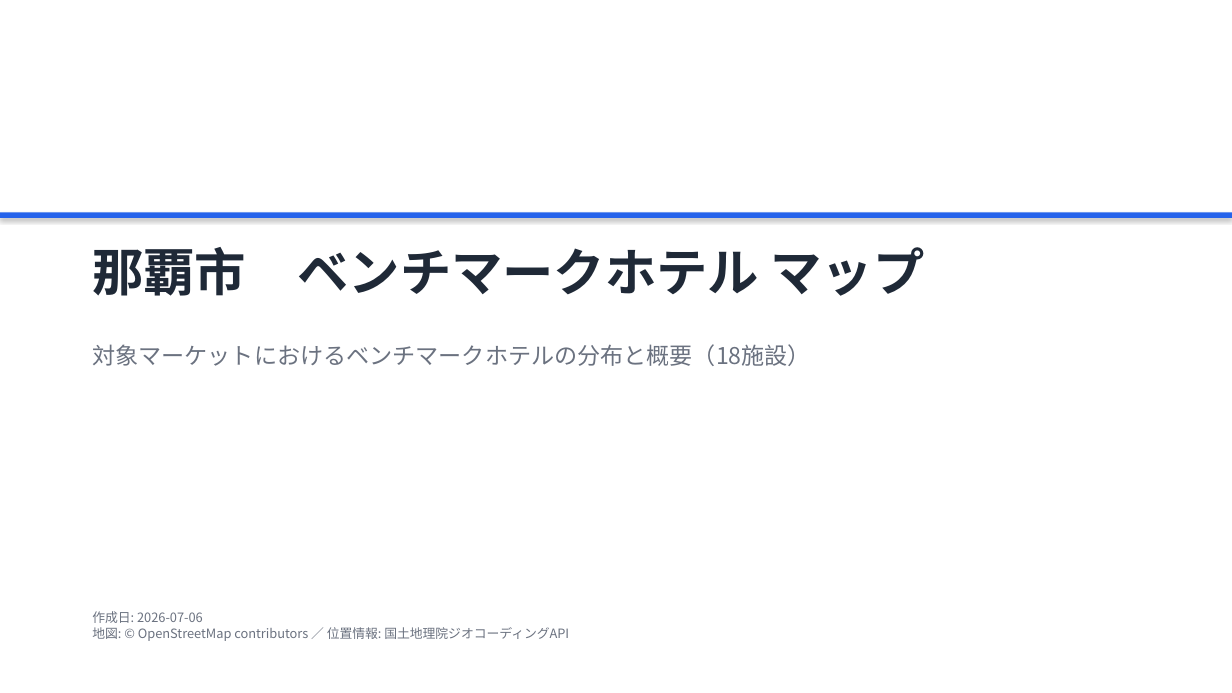
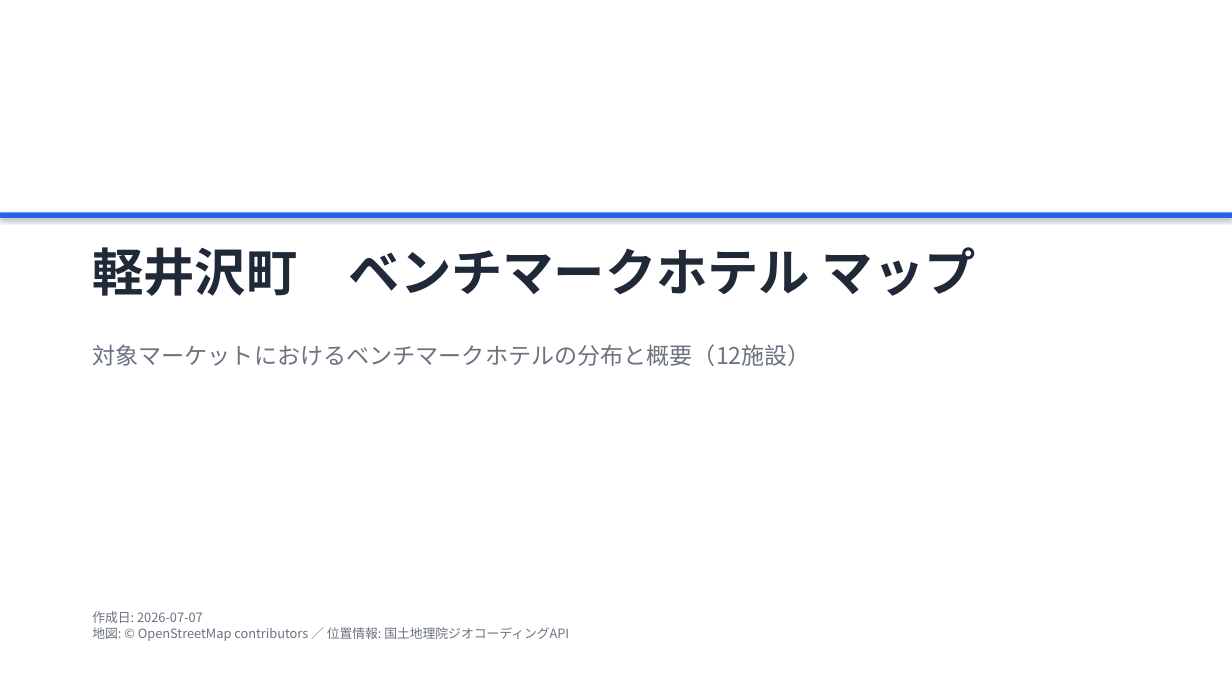
Before and after one commit to mitsurusakamoto10-sketch/MS, a slide deck: slide 1 of output/benchmark_hotels.pptx. Drawn at 1232x693 pixels with LibreOffice and Linux fonts; fonts in the diff are those of the drawing. Boxes give left, top, right and bottom in pixels: in the first picture for what was removed or moved away, otherwise in the second. Text is boxed around its words. In the diff, an @@ line names an element or a change of style, - is before the commit and + after.

```diff
--- a/output/benchmark_hotels.pptx
+++ b/output/benchmark_hotels.pptx
@@ text at <box>92,247,976,296</box>: text changed @@
-那覇市 ベンチマークホテル マップ
+軽井沢町 ベンチマークホテル マップ
@@ text at <box>92,344,811,366</box>: text changed @@
-対象マーケットにおけるベンチマークホテルの分布と概要（18施設）
+対象マーケットにおけるベンチマークホテルの分布と概要（12施設）
@@ text at <box>92,611,203,623</box>: text changed @@
-作成日: 2026-07-06
+作成日: 2026-07-07
```
Also in this commit, not shown: 2 slides added, 2 slides removed, 4 other files.
